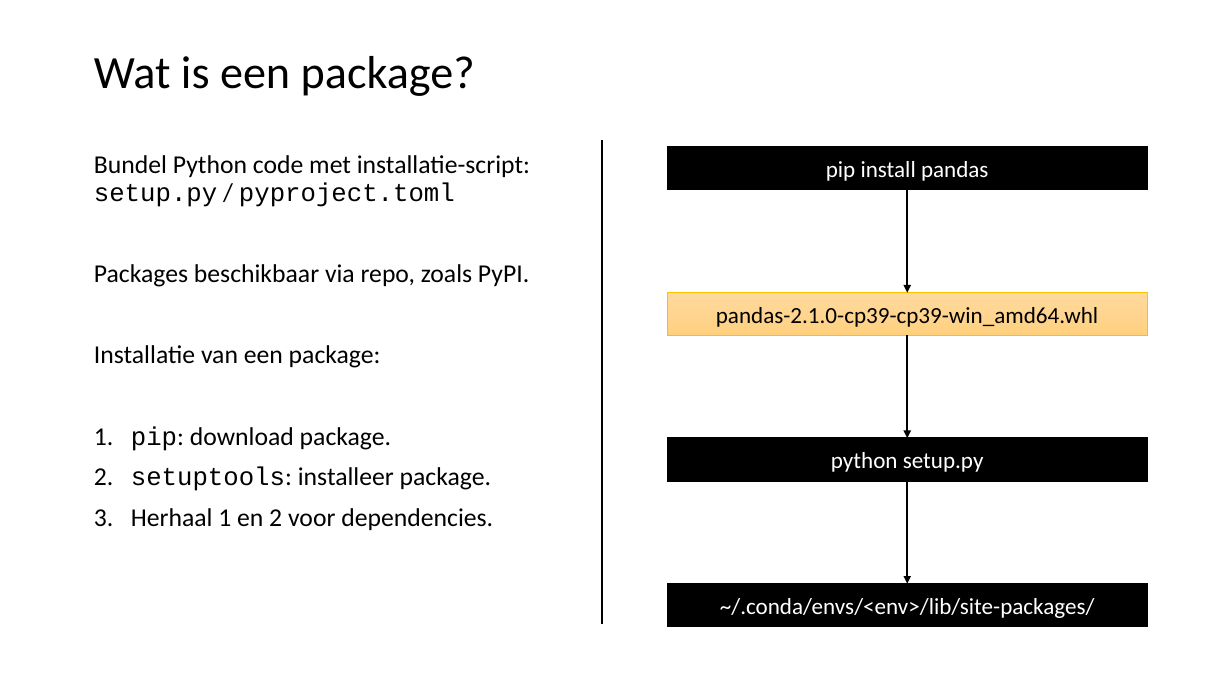
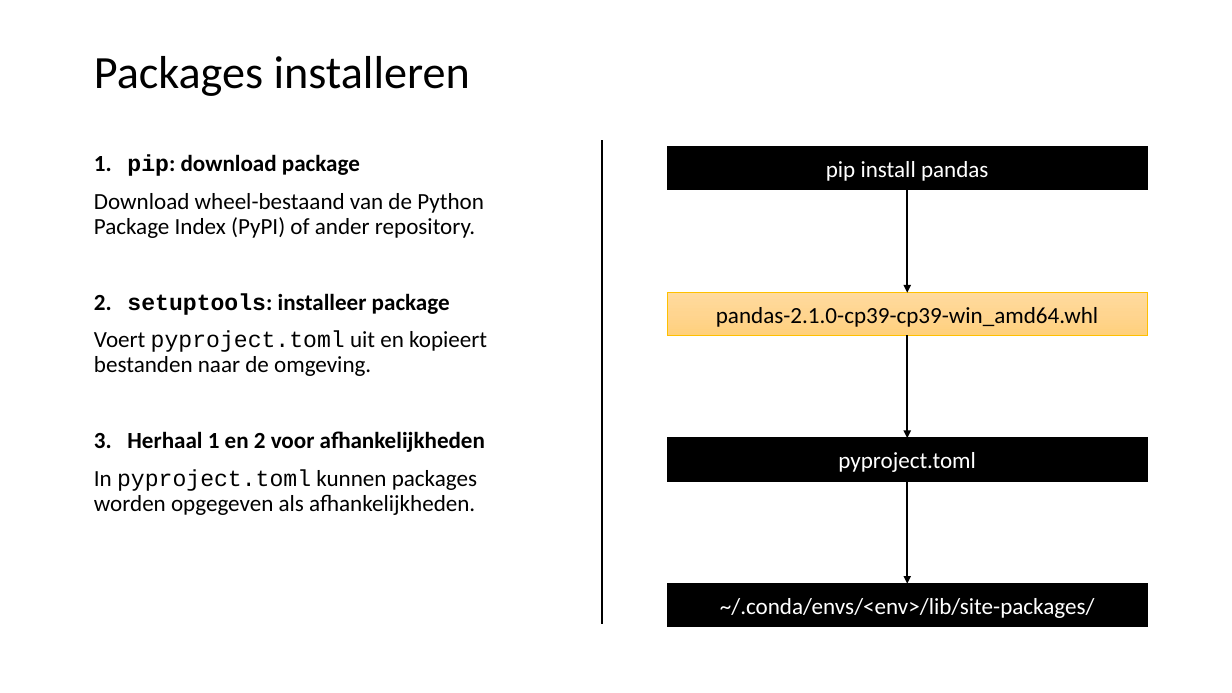
Before and after one commit to LFKoning/knowledge-sharing, a slide deck: slide 10 of python_course/1_basics_classes/python_cursus_1.pptx (slide 9 before the commit). Drawn at 1232x693 pixels with LibreOffice and Linux fonts; fonts in the diff are those of the drawing. Boxes give left, top, right and bottom in pixels: in the first picture for what was removed or moved away, otherwise in the second. Text is boxed around its words. In the diff, an @@ line names an element or a change of style, - is before the commit and + after.

Commit message:
Update slidedeck Python - part 1

```diff
--- a/python_course/1_basics_classes/python_cursus_1.pptx
+++ b/python_course/1_basics_classes/python_cursus_1.pptx
@@ title at (x1=94, y1=56, x2=470, y2=96): text changed @@
-Wat is een package?
+Packages installeren
@@ text at (x1=94, y1=154, x2=487, y2=515): text changed; size 20 to 18 pt @@
-Bundel Python code met installatie-script: setup.py / pyproject.toml
-Packages beschikbaar via repo, zoals PyPI.
-Installatie van een package:
-1. pip: download package.
-2. setuptools: installeer package.
-3. Herhaal 1 en 2 voor dependencies.
+1. pip: download package
+Download wheel-bestaand van de Python Package Index (PyPI) of ander repository.
+2. setuptools: installeer package
+Voert pyproject.toml uit en kopieert bestanden naar de omgeving.
+3. Herhaal 1 en 2 voor afhankelijkheden
+In pyproject.toml kunnen packages worden opgegeven als afhankelijkheden.
@@ text in rectangle at (x1=838, y1=452, x2=976, y2=472): text changed @@
-python setup.py
+pyproject.toml
```
Also in this commit, not shown: 41 other slides changed, 6 slides added.
